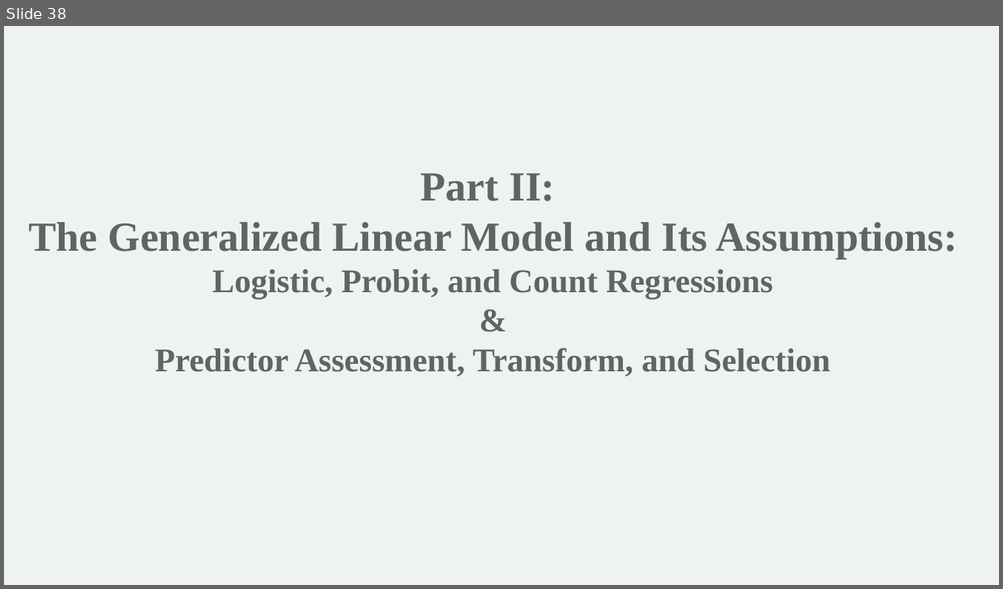
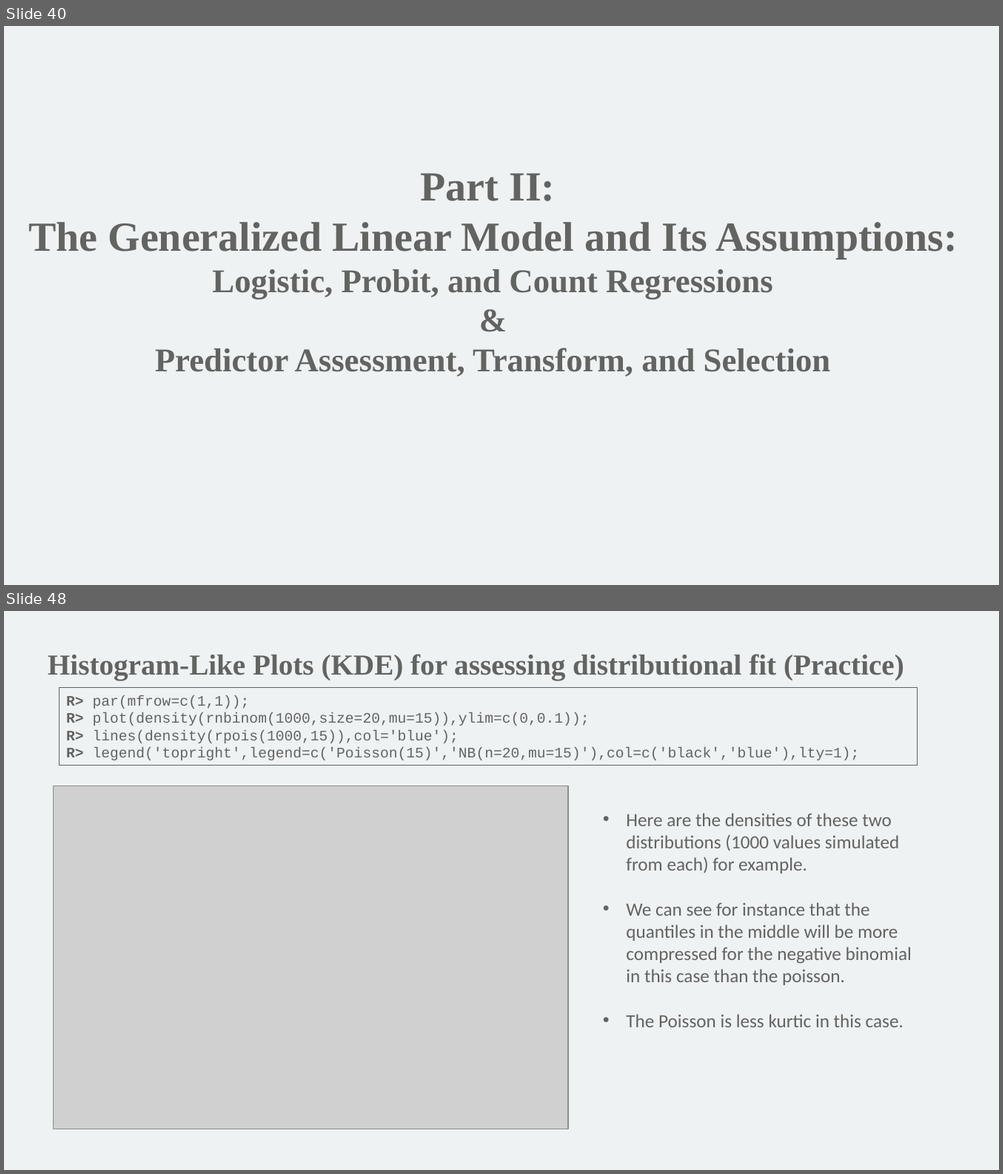
Before and after one commit to mathornton01/2022_UTSW_Lyda_Hill_Department_Beginning_R_Nanocourse, a slide deck: Slides/IntroductionToRForBeginners_DayII_MT.pptx. Shown one above the other, each under a label of ours: slide 38 before the commit, slides 40 and 48 after it; the slides between them are not shown. The pictures are 1003x589 and 1003x1174 pixels, drawn with LibreOffice and Linux fonts; fonts in the diff are those of the drawing; grey boxes stand for pictures; background and template pictures are left out. Boxes give left, top, right and bottom in pixels: in the first picture for what was removed or moved away, otherwise in the second. Text is boxed around its words. In the diff, an @@ line names an element or a change of style, - is before the commit and + after.

```diff
--- a/Slides/IntroductionToRForBeginners_DayII_MT.pptx
+++ b/Slides/IntroductionToRForBeginners_DayII_MT.pptx
@@ slide 48 added at [4, 611, 999, 1170], background #EEF2F3 @@
@@ text added at [48, 654, 904, 681], 28 pt, text #626462, bold @@
+Histogram-Like Plots (KDE) for assessing distributional fit (Practice)
@@ rectangle added at [60, 688, 917, 766], outline #626462 0.75 pt, 14 pt, text #626462 @@
+R> par(mfrow=c(1,1));
+R> plot(density(rnbinom(1000,size=20,mu=15)),ylim=c(0,0.1));
+R> lines(density(rpois(1000,15)),col='blue');
+R> legend('topright',legend=c('Poisson(15)','NB(n=20,mu=15)'),col=c('black','blue'),lty=1);
@@ picture added at [54, 786, 568, 1130] @@
@@ text added at [626, 813, 911, 1028], 18 pt, text #626462 @@
+• Here are the densities of these two distributions (1000 values simulated from each) for example.
+• We can see for instance that the quantiles in the middle will be more compressed for the negative binomial in this case than the poisson.
+• The Poisson is less kurtic in this case.
@@ what was slide 38 is now slide 40 @@
```
Also in this commit, not shown: 5 slides changed, 28 other slides added, 14 other files.
